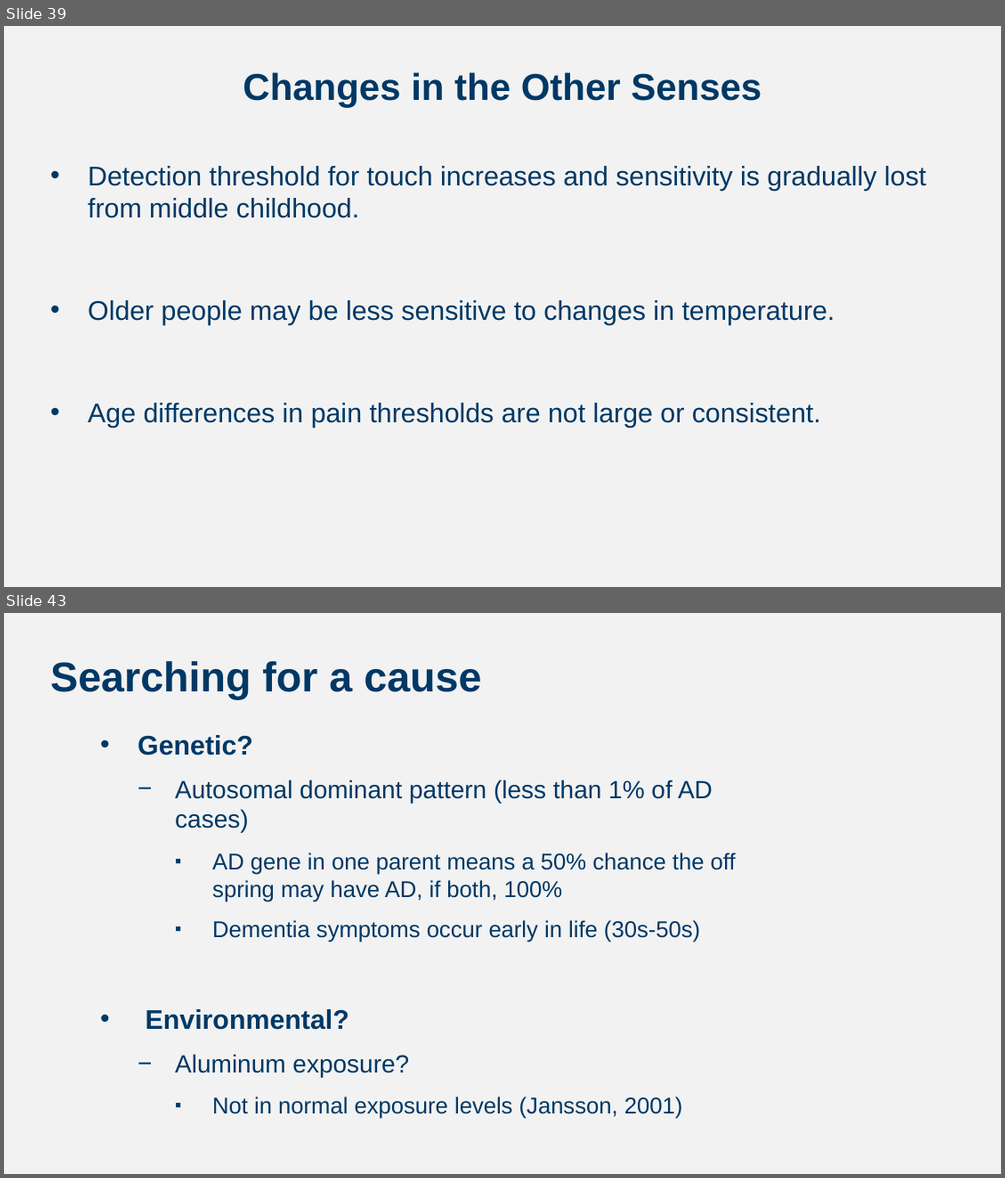
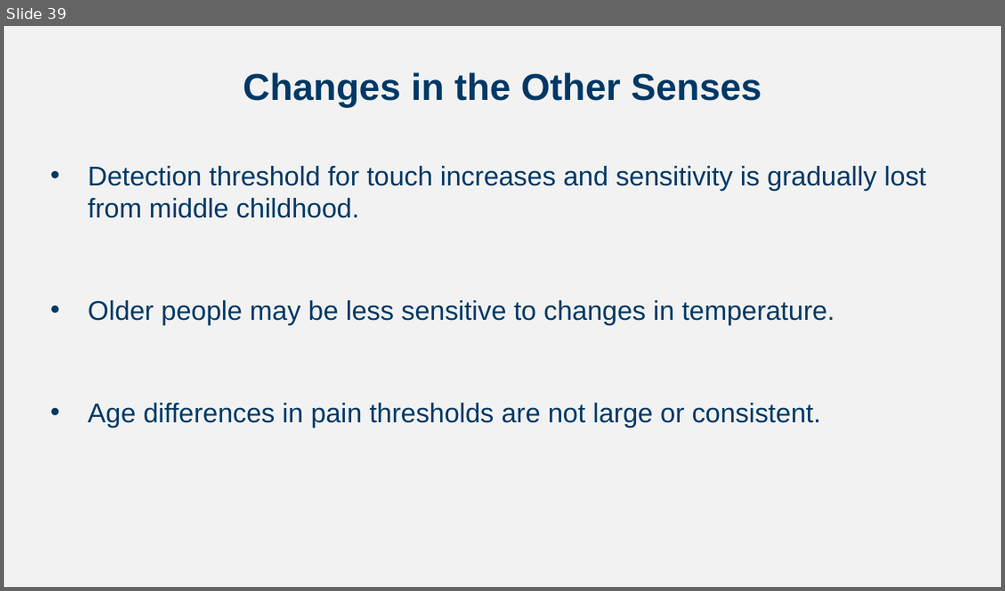
Before and after one commit to npm27/Teaching-Materials, a slide deck: Developmental Fall 24/Slides/Chapter 4.pptx. Shown one above the other, each under a label of ours: slides 39 and 43 before the commit, slide 39 after it; the slides between them are not shown. The pictures are 1005x1178 and 1005x591 pixels, drawn with LibreOffice and Linux fonts; fonts in the diff are those of the drawing. Boxes give left, top, right and bottom in pixels: in the first picture for what was removed or moved away, otherwise in the second. Text is boxed around its words. In the diff, an @@ line names an element or a change of style, - is before the commit and + after.

```diff
--- a/Developmental Fall 24/Slides/Chapter 4.pptx
+++ b/Developmental Fall 24/Slides/Chapter 4.pptx
@@ slide 43 removed at (4, 613, 1001, 1174), background #F2F2F2 @@
@@ title removed at (50, 661, 481, 699) @@
-Searching for a cause
@@ text removed at (138, 735, 736, 1119) @@
-• Genetic?
-  − Autosomal dominant pattern (less than 1% of AD cases)
-    ▪ AD gene in one parent means a 50% chance the off spring may have AD, if both, 100%
-    ▪ Dementia symptoms occur early in life (30s-50s)
-• Environmental?
-  − Aluminum exposure?
-    ▪ Not in normal exposure levels (Jansson, 2001)
```
Also in this commit, not shown: 1 slide changed, 5 other slides removed, 7 other files.
